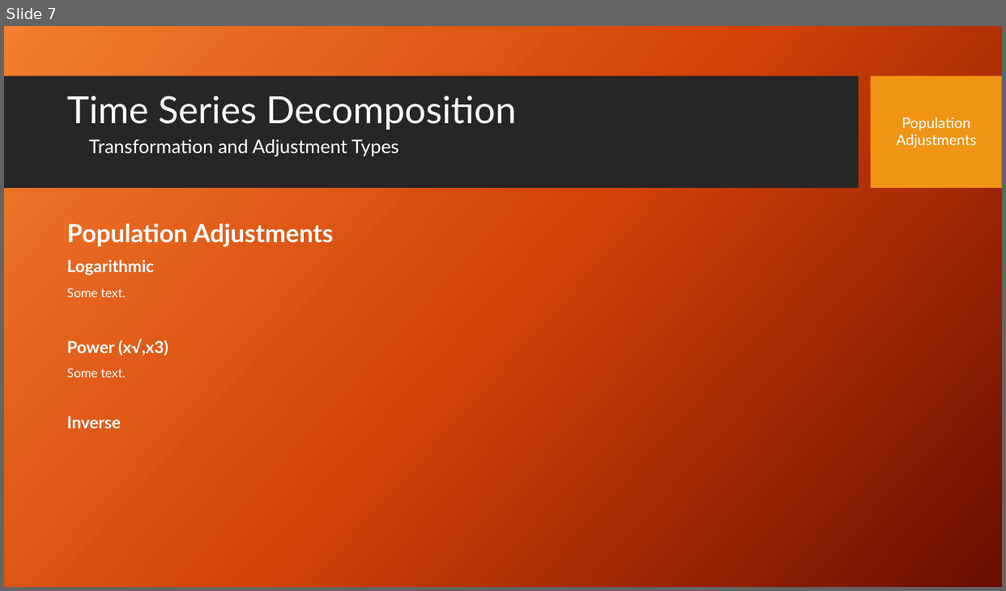
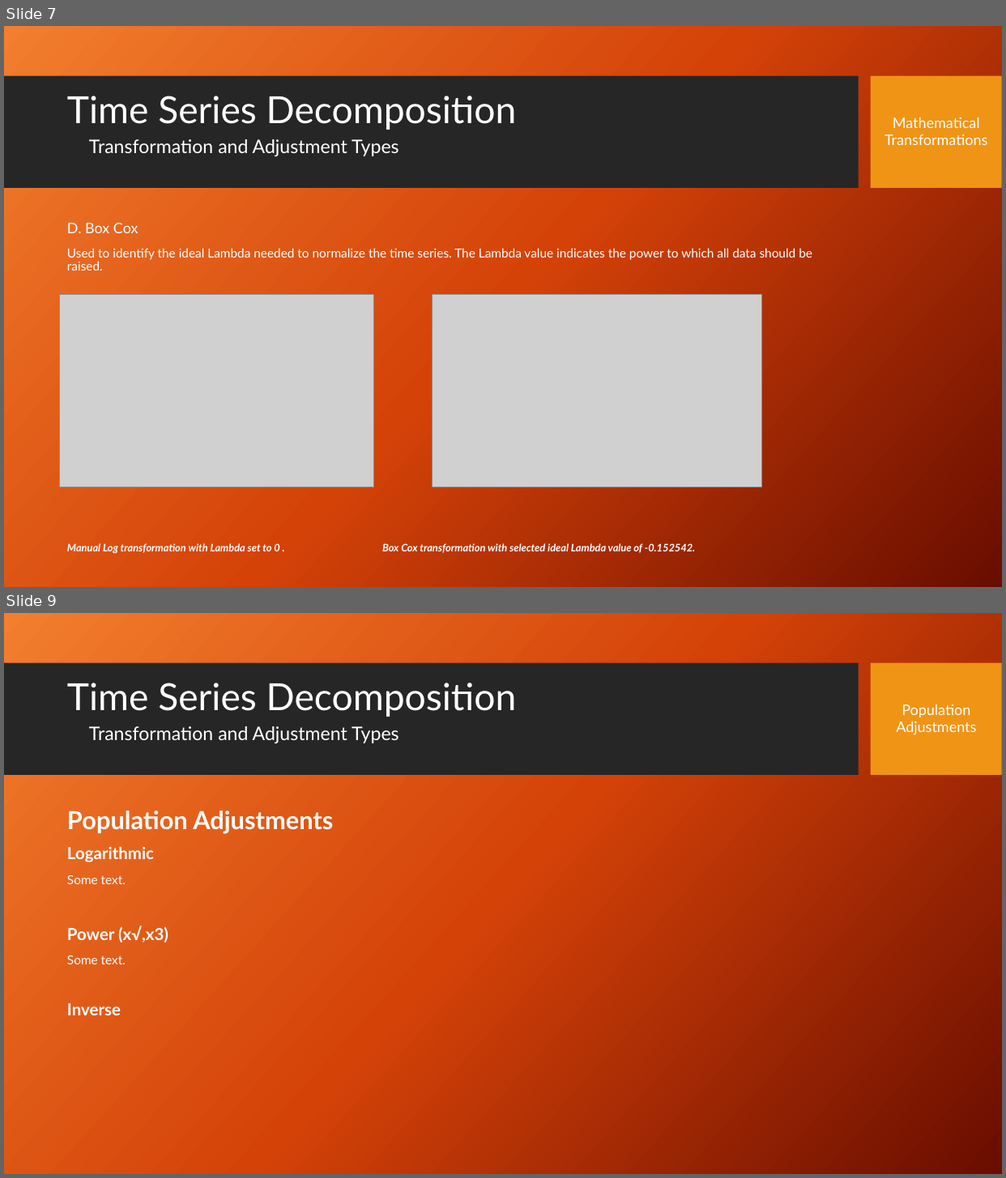
Before and after one commit to stephen-haslett/data-624, a slide deck: Data624TimeSeriesDecompPresentation.pptx. Shown one above the other, each under a label of ours: slide 7 before the commit, slides 7 and 9 after it; the slides between them are not shown. The pictures are 1006x591 and 1006x1178 pixels, drawn with LibreOffice and Linux fonts; fonts in the diff are those of the drawing; grey boxes stand for pictures; background and template pictures are left out. Boxes give left, top, right and bottom in pixels: in the first picture for what was removed or moved away, otherwise in the second. Text is boxed around its words. In the diff, an @@ line names an element or a change of style, - is before the commit and + after.

```diff
--- a/Data624TimeSeriesDecompPresentation.pptx
+++ b/Data624TimeSeriesDecompPresentation.pptx
@@ slide 7 added at <box>4,26,1002,587</box>, background picture (left out); not listed: 2 template elements that a slide beside it also shows @@
@@ title added at <box>67,96,517,130</box>, 36 pt, text #FFFFFF @@
+Time Series Decomposition
@@ text added at <box>884,117,987,145</box>, 14 pt, text #FFFFFF @@
+Mathematical
+Transformations
@@ text added at <box>89,139,399,156</box>, 18 pt, text #FFFFFF @@
+Transformation and Adjustment Types
@@ text added at <box>67,223,812,554</box>, 12 pt, text #FFFFFF @@
+D. Box Cox
+Used to identify the ideal Lambda needed to normalize the time series. The Lambda value indicates the power to which all data should be raised.
+Manual Log transformation with Lambda set to 0 . Box Cox transformation with selected ideal Lambda value of -0.152542.
@@ picture added at <box>59,295,374,488</box> @@
@@ picture added at <box>432,295,761,488</box> @@
@@ what was slide 7 is now slide 9 @@
```
Also in this commit, not shown: 3 slides changed, 2 other slides added, 1 slide removed.
